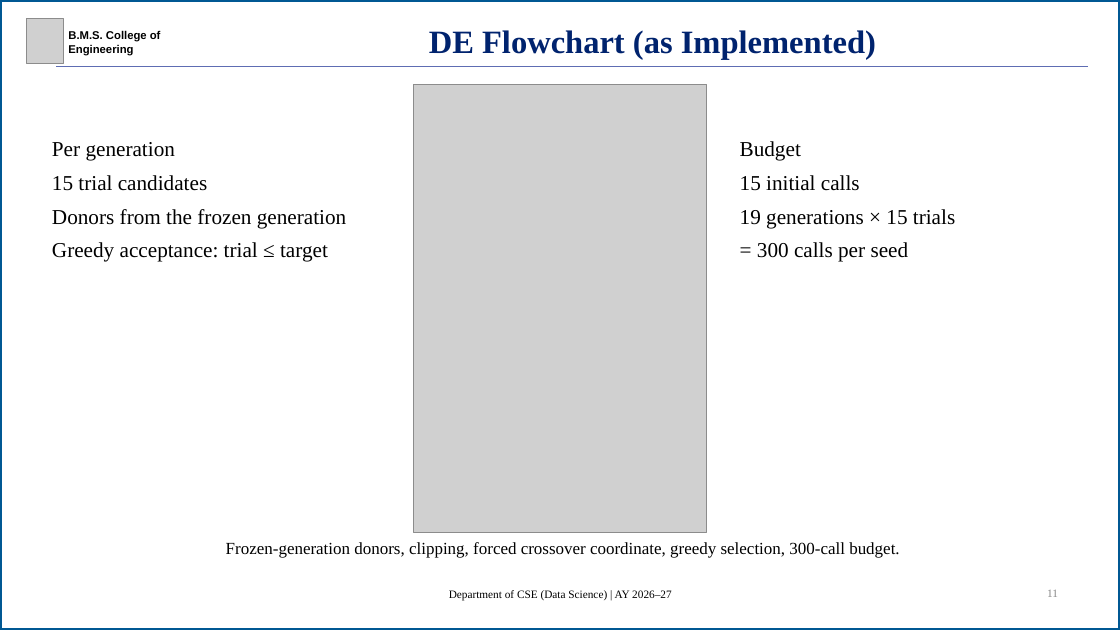
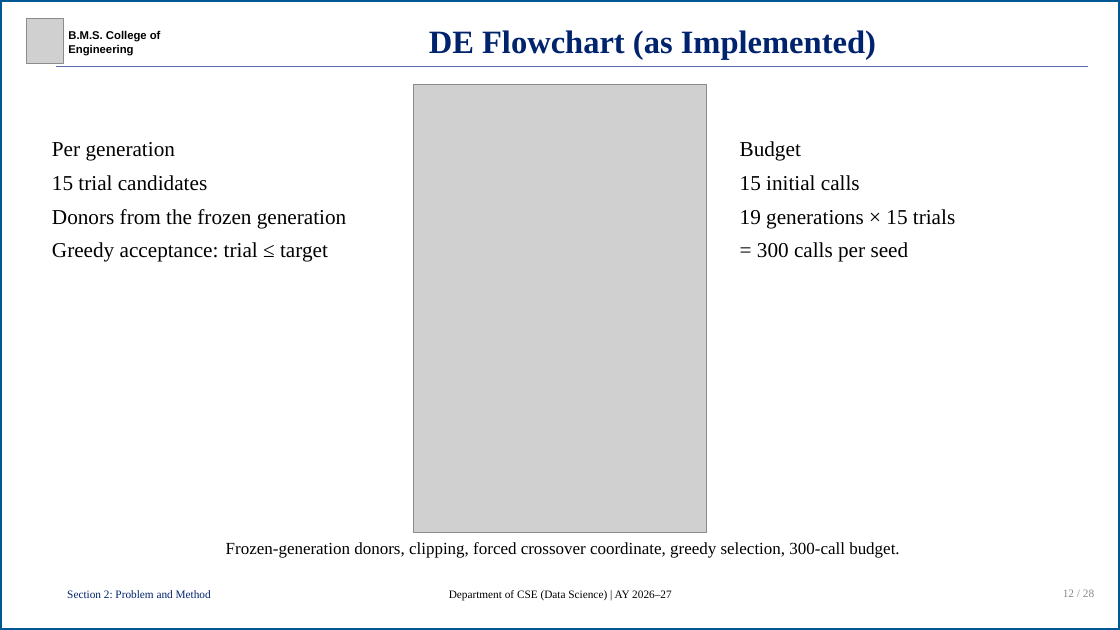
Before and after one commit to R-V-Abhishek/concrete-strength-de-svr, a slide deck: slide 12 of presentation/concrete-strength-de-svr-presentation.pptx (slide 11 before the commit). Drawn at 1120x630 pixels with LibreOffice and Linux fonts; fonts in the diff are those of the drawing; grey boxes stand for pictures. Boxes give left, top, right and bottom in pixels: in the first picture for what was removed or moved away, otherwise in the second. Text is boxed around its words. In the diff, an @@ line names an element or a change of style, - is before the commit and + after.

```diff
--- a/presentation/concrete-strength-de-svr-presentation.pptx
+++ b/presentation/concrete-strength-de-svr-presentation.pptx
@@ text added at <box>67,590,211,598</box>, 16 pt, text #00236E @@
+Section 2: Problem and Method
@@ text at <box>1063,589,1094,597</box>: text changed @@
-11
+12 / 28
```
Also in this commit, not shown: 23 other slides changed, 4 slides added, 19 other files.
